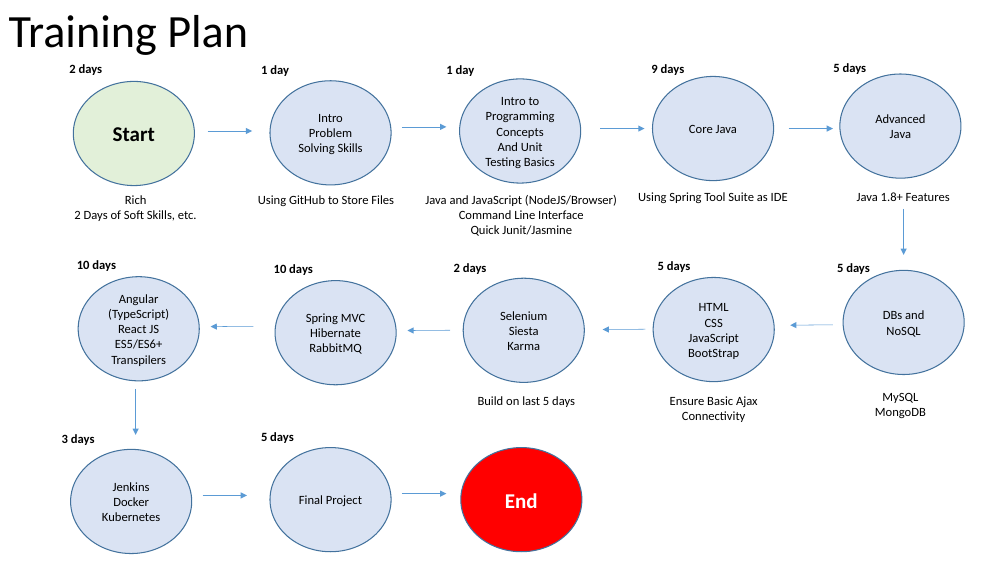
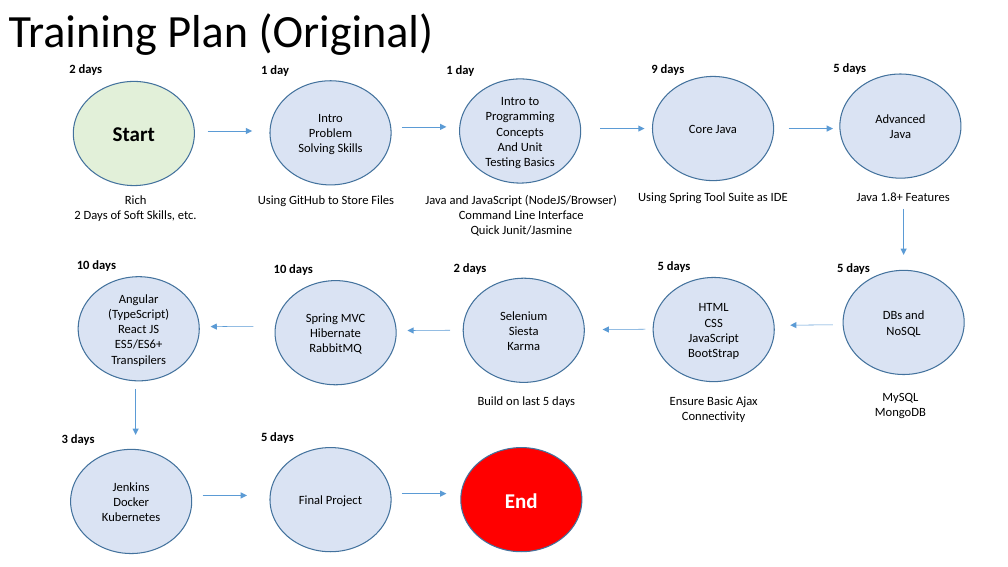
Before and after one commit to jumpjune2019/Core_Material, a slide deck: slide 8 of Trainer_KickOff_JUMP_2.0.pptx. Drawn at 1008x567 pixels with LibreOffice and Linux fonts; fonts in the diff are those of the drawing. Boxes give left, top, right and bottom in pixels: in the first picture for what was removed or moved away, otherwise in the second. Text is boxed around its words. In the diff, an @@ line names an element or a change of style, - is before the commit and + after.

```diff
--- a/Trainer_KickOff_JUMP_2.0.pptx
+++ b/Trainer_KickOff_JUMP_2.0.pptx
@@ title at (9,13,434,55): text changed @@
-Training Plan
+Training Plan (Original)
```
Also in this commit, not shown: 1 slide added, 8 other files.
